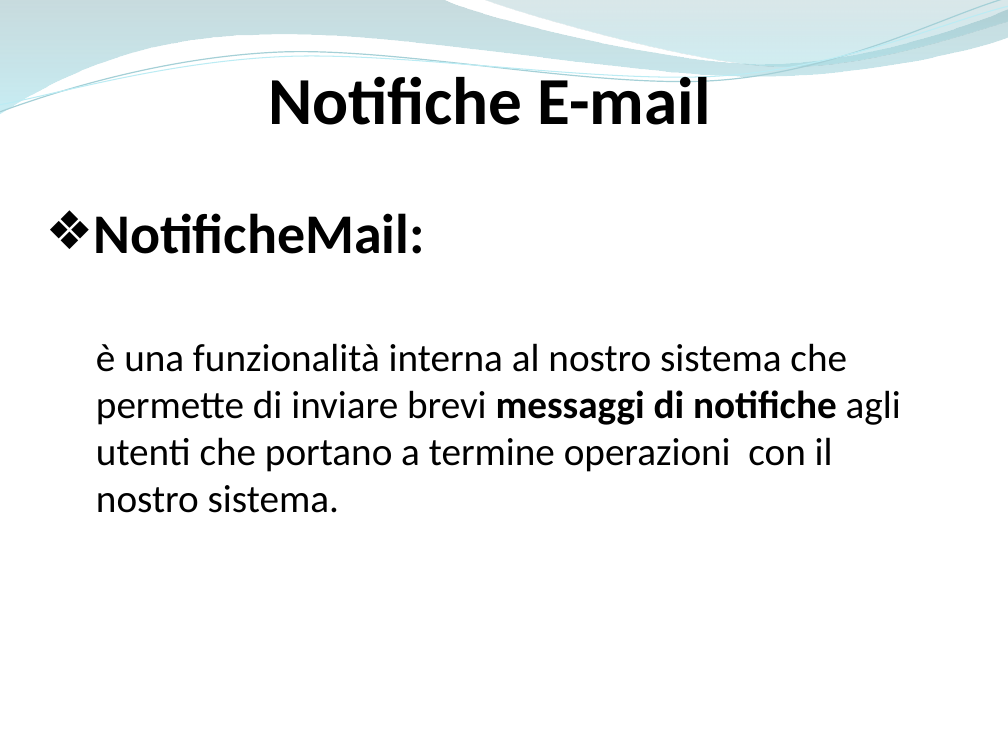
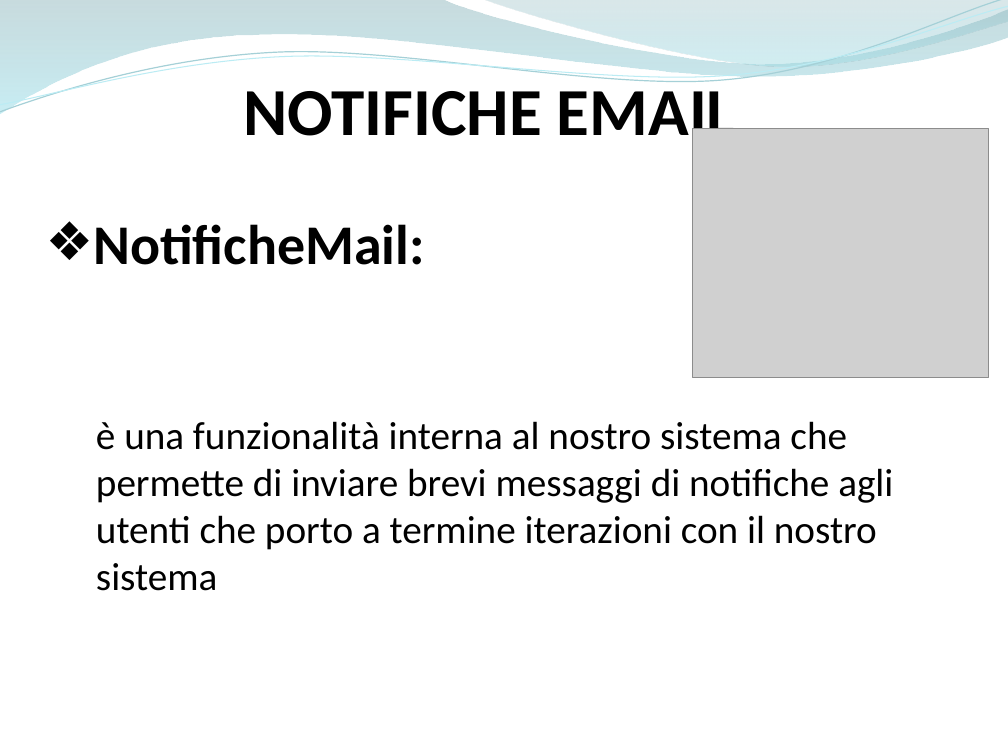
Before and after one commit to ammirate/at-silo, a slide deck: slide 84 of Presentazione/Atsilo1/[BOZZA] Atsilo_A_PresentazioneFinale copia.pptx. Drawn at 1008x756 pixels with LibreOffice and Linux fonts; fonts in the diff are those of the drawing; grey boxes stand for pictures. Boxes give left, top, right and bottom in pixels: in the first picture for what was removed or moved away, otherwise in the second. Text is boxed around its words. In the diff, an @@ line names an element or a change of style, - is before the commit and + after.

```diff
--- a/Presentazione/Atsilo1/[BOZZA] Atsilo_A_PresentazioneFinale copia.pptx
+++ b/Presentazione/Atsilo1/[BOZZA] Atsilo_A_PresentazioneFinale copia.pptx
@@ text at (243, 79, 735, 151): text changed @@
-Notifiche E-mail
+NOTIFICHE EMAIL
@@ picture added at (694, 129, 989, 378) @@
@@ text "NotificheMail:": place and size @@
-text "NotificheMail:" at (93, 213, 901, 513)
+text "NotificheMail:" at (93, 224, 893, 591)
@@ text at (96, 421, 893, 591): text changed @@
-  è una funzionalità interna al nostro sistema che permette di inviare brevi messaggi di notifiche agli utenti che portano a termine operazioni con il nostro sistema.
+  è una funzionalità interna al nostro sistema che permette di inviare brevi messaggi di notifiche agli utenti che porto a termine iterazioni con il nostro sistema
```
Also in this commit, not shown: 5 other slides changed, 8 slides added, 3 slides removed, 2 other files.
